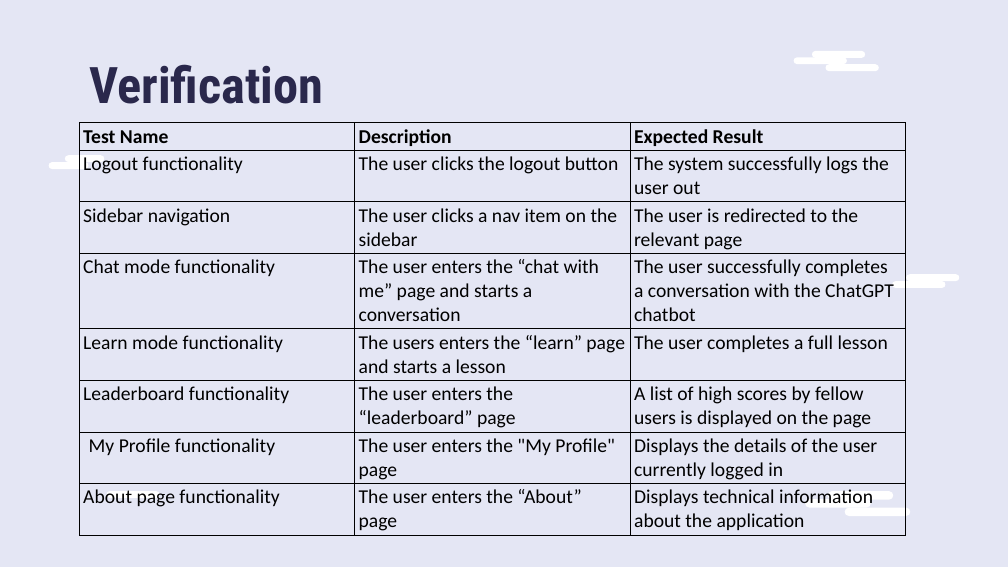
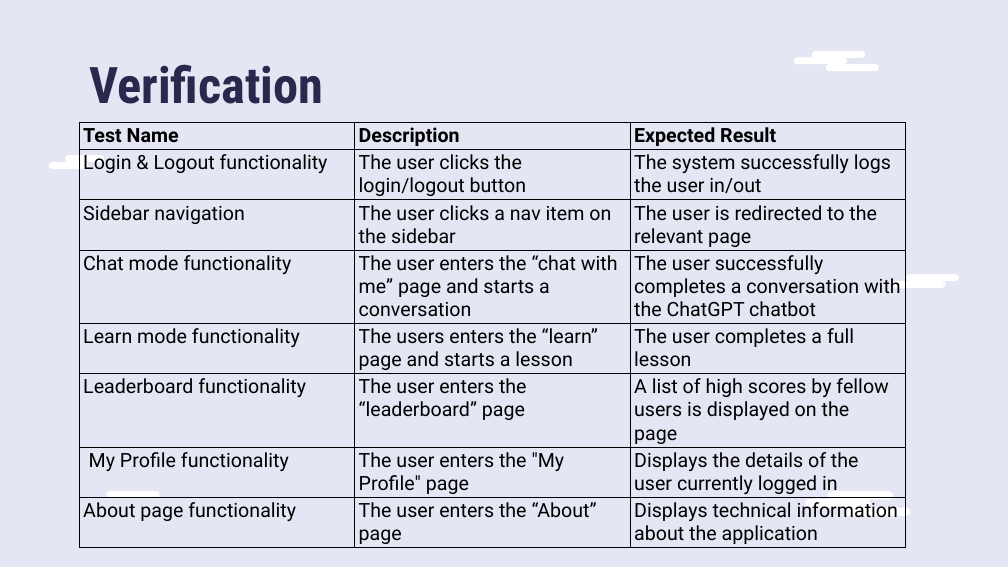
Before and after one commit to Roman-G-579/GPTalk, a slide deck: slide 24 of Capstone Project Phase A 24-1-D-11.pptx (slide 21 before the commit). Drawn at 1008x567 pixels with LibreOffice and Linux fonts; fonts in the diff are those of the drawing. Boxes give left, top, right and bottom in pixels: in the first picture for what was removed or moved away, otherwise in the second. Text is boxed around its words. In the diff, an @@ line names an element or a change of style, - is before the commit and + after.

```diff
--- a/Capstone Project Phase A 24-1-D-11.pptx
+++ b/Capstone Project Phase A 24-1-D-11.pptx
@@ table at (x1=80, y1=123, x2=905, y2=553) @@
-row 2: Logout functionality | The user clicks the logout button | The system successfully logs the user out
+row 2: Login & Logout functionality | The user clicks the login/logout button | The system successfully logs the user in/out
@@ font Calibri to Roboto in "Test Name", "Description", "Expected Result", "Sidebar navigation" and 17 more places @@
```
Also in this commit, not shown: 6 other slides changed, 8 slides added, 5 slides removed.
